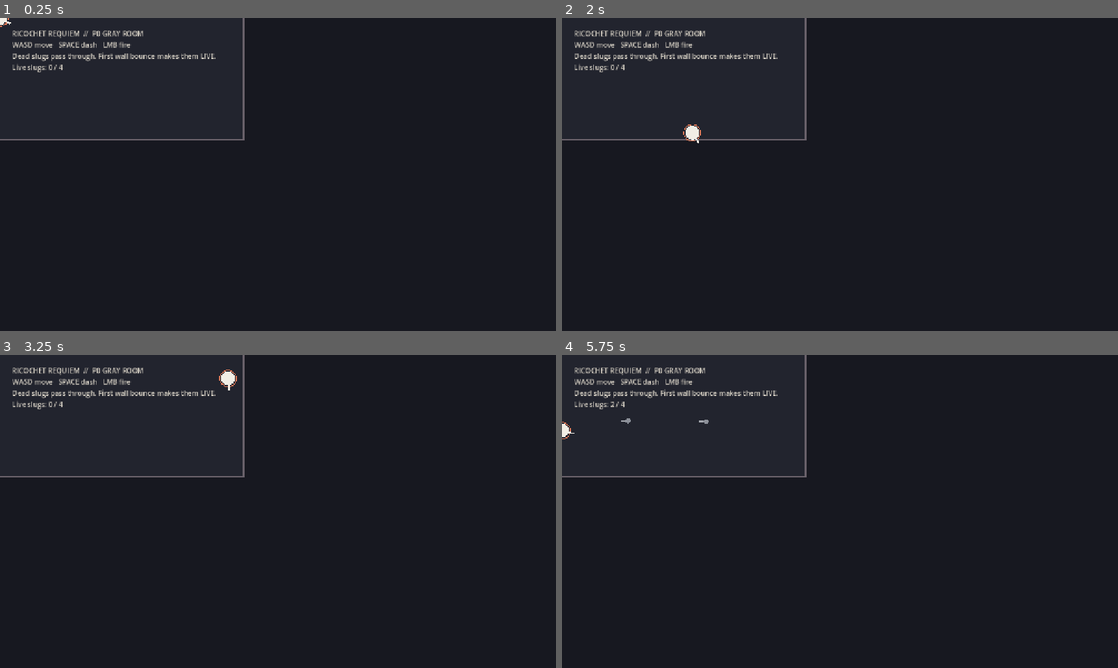
Above: before the commit, frames 1-4 (two rows, left to right).
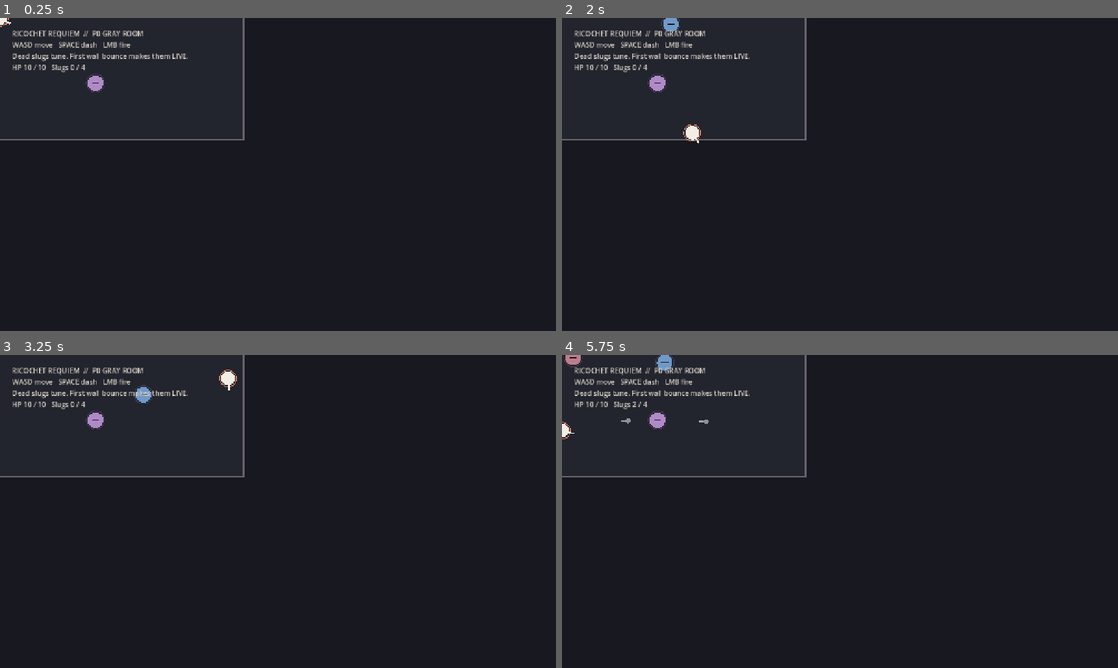
Above: after the commit, the same moments.

Repository: whuang1101/ricochet-requiem
Game: Godot game, scene res://scenes/main.tscn
Two runs of this game, one before a commit and one after it. Both use one fixed random seed, a clock stepped at 60 frames per second and the inputs below.
Inputs (mouse positions are in pixels of both pictures, inside the frame that each line leads up to):
- Up to frame 1 (0.25 s): no input
- Up to frame 2 (2 s): tap Enter at 0.5 s; move the mouse to (962, 158) at 0.52 s; press the mouse at (962, 158) at 0.53 s; hold D (move_right) 0.53-1.28 s; tap Space (dash) at 0.6, 1.55 s; move the mouse to (728, 190) at 1.27 s; release the mouse at (728, 190) at 1.28 s; hold S (move_down) from 1.28 s (still down); click (728, 190) at 1.35 s
- Up to frame 3 (3.25 s): move the mouse to (333, 442) at 2.02 s; release S (move_down) at 2.03 s; press the mouse at (333, 442) at 2.03 s; hold D (move_right) 2.03-2.78 s; tap Space (dash) at 2.1, 3.05 s; move the mouse to (250, 574) at 2.77 s; release the mouse at (250, 574) at 2.78 s; hold W (move_up) from 2.78 s (still down); click (250, 574) at 2.85 s
- Up to frame 4 (5.75 s): move the mouse to (1006, 558) at 3.52 s; release W (move_up) at 3.53 s; press the mouse at (1006, 558) at 3.53 s; hold A (move_left) 3.53-5.03 s; tap Space (dash) at 3.6, 4.55, 5.1 s; move the mouse to (673, 464) at 4.27 s; release the mouse at (673, 464) at 4.28 s; click (673, 464) at 4.35 s; move the mouse to (867, 511) at 5.02 s; press the mouse at (867, 511) at 5.03 s; hold S (move_down) from 5.03 s (still down)

The runs differ from the first frame. In frame 1, 0.6% of the frame differs, in the area x 2-39%, y 10-24%; in frame 2, 0.7%; in frame 3, 0.7%; in frame 4, 0.8%, in the area x 0-39%, y 0-24%.

Commit message:
Add tuning and resonance combat foundation

Diff:
--- a/scripts/balance.gd
+++ b/scripts/balance.gd
@@ -17,3 +17,19 @@
 const PLAYER_RADIUS := 16.0
 const SLUG_RADIUS := 6.0
 const WALL_THICKNESS := 24.0
+const PLAYER_MAX_HP := 10
+const TUNING_DURATION := 2.5
+const RESONANCE_HEAL := 2
+const RESONANCE_LIFETIME := 8.0
+const RESONANCE_PICKUP_RADIUS := 28.0
+const ENEMY_RADIUS := 18.0
+const ENEMY_SPEED := {
+	"chorister": 72.0,
+	"sidler": 96.0,
+	"wailer": 60.0,
+}
+const ENEMY_HP := {
+	"chorister": 3,
+	"sidler": 4,
+	"wailer": 3,
+}
--- /dev/null
+++ b/scripts/enemy.gd
@@ -0,0 +1,61 @@
+class_name RequiemEnemy
+extends Area2D
+## Base enemy for P0. A dead slug tunes; only a live slug can deal damage.
+
+signal died(at: Vector2, spawn_resonance: bool)
+
+var kind := "chorister"
+var hp := 0
+var _tuned_remaining := 0.0
+
+func _ready() -> void:
+	collision_layer = 2
+	collision_mask = 4
+	add_to_group("enemies")
+	if get_node_or_null("CollisionShape2D") == null:
+		var collision_shape := CollisionShape2D.new()
+		var circle := CircleShape2D.new()
+		circle.radius = Balance.ENEMY_RADIUS
+		collision_shape.shape = circle
+		add_child(collision_shape)
+
+func configure(enemy_kind: String) -> void:
+	kind = enemy_kind
+	hp = Balance.ENEMY_HP[kind]
+	queue_redraw()
+
+func _physics_process(delta: float) -> void:
+	_tuned_remaining = maxf(_tuned_remaining - delta, 0.0)
+	var player := get_tree().get_first_node_in_group("player")
+	if player and kind != "wailer":
+		global_position += global_position.direction_to(player.global_position) * Balance.ENEMY_SPEED[kind] * delta
+	queue_redraw()
+
+func apply_slug_hit(slug_state: int, bounces: int) -> Dictionary:
+	if slug_state == Slug.State.DEAD:
+		_tuned_remaining = Balance.TUNING_DURATION
+		queue_redraw()
+		return {"tuned": true, "killed": false, "resonance": false}
+	var effective_tier := mini(bounces + (1 if is_tuned() else 0), Balance.DAMAGE_TIERS.size() - 1)
+	_tuned_remaining = 0.0
+	hp -= Balance.DAMAGE_TIERS[effective_tier]
+	var killed := hp <= 0
+	var resonance := killed and bounces >= 2
+	if killed:
+		died.emit(global_position, resonance)
+		queue_free()
+	else:
+		queue_redraw()
+	return {"tuned": false, "killed": killed, "resonance": resonance}
+
+func is_tuned() -> bool:
+	return _tuned_remaining > 0.0
+
+func _draw() -> void:
+	var colors := {"chorister": Color("#bd7d8d"), "sidler": Color("#7199c8"), "wailer": Color("#b08ac7")}
+	var color: Color = colors[kind]
+	if is_tuned():
+		color = Color("#d8cf73")
+	draw_circle(Vector2.ZERO, Balance.ENEMY_RADIUS, color)
+	draw_circle(Vector2.ZERO, Balance.ENEMY_RADIUS + 3.0, Color(color, 0.22), false, 2.0)
+	draw_line(Vector2(-8.0, 0.0), Vector2(8.0, 0.0), Color("#171820"), 3.0)
--- a/scripts/main.gd
+++ b/scripts/main.gd
@@ -2,6 +2,8 @@
 
 const PlayerScript := preload("res://scripts/player.gd")
 const ShooterScript := preload("res://scripts/shooter.gd")
+const EnemyScript := preload("res://scripts/enemy.gd")
+const ResonanceNoteScript := preload("res://scripts/resonance_note.gd")
 
 var _hud: Label
 
@@ -10,13 +12,32 @@
 	_build_room()
 	var player := PlayerScript.new()
 	player.position = Vector2.ZERO
+	player.add_to_group("player")
 	player.add_child(ShooterScript.new())
 	add_child(player)
+	_spawn_enemy("chorister", Vector2(-260.0, -140.0))
+	_spawn_enemy("sidler", Vector2(280.0, -120.0))
+	_spawn_enemy("wailer", Vector2(220.0, 150.0))
 	_build_hud()
 
 func _process(_delta: float) -> void:
 	if is_instance_valid(_hud):
-		_hud.text = "RICOCHET REQUIEM  //  P0 GRAY ROOM\nWASD move   SPACE dash   LMB fire\nDead slugs pass through. First wall bounce makes them LIVE.\nLive slugs: %d / %d" % [get_tree().get_nodes_in_group("slugs").size(), Balance.MAX_SLUGS]
+		var player := get_tree().get_first_node_in_group("player")
+		_hud.text = "RICOCHET REQUIEM  //  P0 GRAY ROOM\nWASD move   SPACE dash   LMB fire\nDead slugs tune. First wall bounce makes them LIVE.\nHP %d / %d   Slugs %d / %d" % [player.hp, Balance.PLAYER_MAX_HP, get_tree().get_nodes_in_group("slugs").size(), Balance.MAX_SLUGS]
+
+func _spawn_enemy(kind: String, at: Vector2) -> void:
+	var enemy := EnemyScript.new()
+	enemy.global_position = at
+	enemy.configure(kind)
+	enemy.died.connect(_on_enemy_died)
+	add_child(enemy)
+
+func _on_enemy_died(at: Vector2, spawn_resonance: bool) -> void:
+	if not spawn_resonance:
+		return
+	var note := ResonanceNoteScript.new()
+	note.global_position = at
+	add_child(note)
 
 func _build_room() -> void:
 	var half := Balance.ROOM_SIZE / 2.0
--- a/scripts/player.gd
+++ b/scripts/player.gd
@@ -4,6 +4,7 @@
 var _dash_timer := 0.0
 var _dash_cooldown := 0.0
 var _aim_direction := Vector2.RIGHT
+var hp := Balance.PLAYER_MAX_HP
 
 func _physics_process(delta: float) -> void:
 	_dash_timer = maxf(_dash_timer - delta, 0.0)
@@ -26,6 +27,9 @@
 func aim_direction() -> Vector2:
 	return _aim_direction
 
+func heal(amount: int) -> void:
+	hp = mini(hp + amount, Balance.PLAYER_MAX_HP)
+
 func _draw() -> void:
 	draw_circle(Vector2.ZERO, Balance.PLAYER_RADIUS, Color("#f2eee5"))
 	draw_circle(Vector2.ZERO, Balance.PLAYER_RADIUS + 3.0, Color("#d97757"), false, 2.0)
--- /dev/null
+++ b/scripts/resonance_note.gd
@@ -0,0 +1,23 @@
+class_name ResonanceNote
+extends Node2D
+## Healing is deliberately created at bounce-2+ kill sites, inside the danger.
+
+var lifetime := Balance.RESONANCE_LIFETIME
+
+func _process(delta: float) -> void:
+	lifetime -= delta
+	if lifetime <= 0.0:
+		queue_free()
+		return
+	var player := get_tree().get_first_node_in_group("player")
+	if player:
+		global_position = global_position.move_toward(player.global_position, Balance.ENEMY_SPEED["chorister"] * delta)
+		if global_position.distance_to(player.global_position) <= Balance.RESONANCE_PICKUP_RADIUS:
+			player.heal(Balance.RESONANCE_HEAL)
+			queue_free()
+	queue_redraw()
+
+func _draw() -> void:
+	var bob := sin(Time.get_ticks_msec() / 150.0) * 3.0
+	draw_circle(Vector2(0.0, bob), 8.0, Color("#77d9c3"))
+	draw_circle(Vector2(0.0, bob), 12.0, Color("#77d9c3", 0.2), false, 2.0)
--- a/scripts/slug.gd
+++ b/scripts/slug.gd
@@ -22,6 +22,18 @@
 		circle.radius = Balance.SLUG_RADIUS
 		collision_shape.shape = circle
 		add_child(collision_shape)
+	if get_node_or_null("Hitbox") == null:
+		var hitbox := Area2D.new()
+		hitbox.name = "Hitbox"
+		hitbox.collision_layer = 4
+		hitbox.collision_mask = 2
+		var hit_shape := CollisionShape2D.new()
+		var hit_circle := CircleShape2D.new()
+		hit_circle.radius = Balance.SLUG_RADIUS
+		hit_shape.shape = hit_circle
+		hitbox.add_child(hit_shape)
+		hitbox.area_entered.connect(_on_hit_area)
+		add_child(hitbox)
 	global_position = origin
 	direction = shot_direction.normalized()
 	velocity = direction * Balance.SLUG_SPEED
@@ -75,3 +87,7 @@
 func _tier_color() -> Color:
 	var colors := [Color("#f5d06f"), Color("#f2a65a"), Color("#ee7654"), Color("#dd4d87"), Color("#b36cff")]
 	return colors[mini(maxi(tier, 1) - 1, colors.size() - 1)]
+
+func _on_hit_area(area: Area2D) -> void:
+	if area is RequiemEnemy:
+		area.apply_slug_hit(state, bounces)
--- /dev/null
+++ b/tests/test_tuning_resonance.gd
@@ -0,0 +1,34 @@
+extends SceneTree
+## Step 2 contract: dead slugs tune, only live slugs kill, resonance needs bounce 2+.
+
+const EnemyScript := preload("res://scripts/enemy.gd")
+var failures: Array[String] = []
+
+func _init() -> void:
+	var target := EnemyScript.new()
+	target.configure("chorister")
+	var dead_result := target.apply_slug_hit(Slug.State.DEAD, 0)
+	_check(dead_result.tuned and target.hp == Balance.ENEMY_HP["chorister"], "dead slug must tune without dealing damage")
+	var tuned_live := target.apply_slug_hit(Slug.State.LIVE, 1)
+	_check(target.hp == 1 and not tuned_live.killed, "tuned tier-1 live hit must use tier-2 damage")
+	var final_live := target.apply_slug_hit(Slug.State.LIVE, 1)
+	_check(final_live.killed and not final_live.resonance, "live bounce-1 kill must not spawn resonance")
+	var bounce_two_target := EnemyScript.new()
+	bounce_two_target.configure("chorister")
+	bounce_two_target.hp = Balance.DAMAGE_TIERS[2]
+	var bounce_two := bounce_two_target.apply_slug_hit(Slug.State.LIVE, 2)
+	_check(bounce_two.killed and bounce_two.resonance, "bounce-2 live kill must spawn resonance")
+	if is_instance_valid(target):
+		target.free()
+	if is_instance_valid(bounce_two_target):
+		bounce_two_target.free()
+	if failures.is_empty():
+		print("PASS test_tuning_resonance: tuning, live damage, and resonance rules hold")
+		quit(0)
+	for failure in failures:
+		push_error(failure)
+	quit(1)
+
+func _check(condition: bool, message: String) -> void:
+	if not condition:
+		failures.append(message)
Not shown, added: scripts/enemy.gd.uid
Not shown, added: scripts/resonance_note.gd.uid
Not shown, added: tests/test_tuning_resonance.gd.uid
Not shown, changed: tests/run_all.sh
